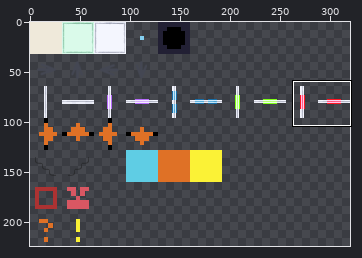
One commit to this sprite sheet: src/client/atlases/map/map_general.png. Above: a wide view before the commit, with the close-up outlined.
Close-up. The starting point:
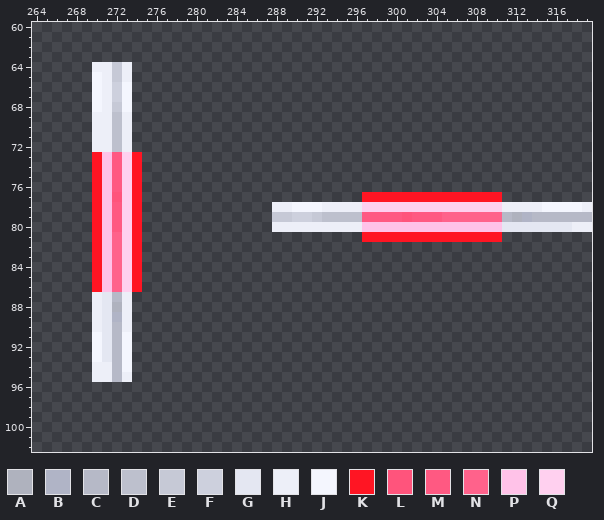
The file is 320x224 pixels. Pixels under 10% opacity are left out. Colours within 5 levels of each other are drawn and written as one. Shown: x 264..319, y 60..102. The commit also changed other parts of the picture, which this record leaves out.
Palette (. is transparent): A #afb2be  B #b0b4c6  C #b6b9c7  D #bdc0cd  E #c6c9d6  F #cdd0dd  G #e4e7f2  H #edeff8  J #f4f6fe  K #ff1523  L #ff547c  M #ff5982  N #ff628b  P #ffc2e8  Q #ffd0ef
Pixels before (only the part around the change), first column x 264:
 61 ........................................................
 62 ........................................................
 63 ........................................................
 64 ......HHEH..............................................
 65 ......JHEH..............................................
 66 ......JHFJ..............................................
 67 ......JHFJ..............................................
 68 ......JHEJ..............................................
 69 ......HHDH..............................................
 70 ......HHDH..............................................
 71 ......HHDH..............................................
 72 ......HHDH..............................................
 73 ......KPMQK.............................................
 74 ......KPMQK.............................................
 75 ......KPMQK.............................................
 76 ......KPMQK.............................................
 77 ......KPLQK......................KKKKKKKKKKKKKK.........
 78 ......KPMQK.............HHJJJHHHHQQQQQQQQQQQQQQHHHHJJJJH
 79 ......KPMQK.............EEFFEDDDDMMMMLMMMNNNNNNCABCCCCCC
 80 ......KPMQK.............HHHHHHHHHPPPPPPPPPPPPPPGGGGGGGHH
 81 ......KPNQK......................KKKKKKKKKKKKKK.........
 82 ......KPNQK.............................................
 83 ......KPNQK.............................................
 84 ......KPNQK.............................................
 85 ......KPNQK.............................................
 86 ......KPNQK.............................................
 87 ......HGCH..............................................
 88 ......HGAH..............................................
 89 ......HGBH..............................................
 90 ......HGCH..............................................
 91 ......JGCJ..............................................
 92 ......JGCJ..............................................
 93 ......JGCJ..............................................
 94 ......HHCJ..............................................
 95 ......HHCH..............................................
 96 ........................................................
 97 ........................................................
 98 ........................................................
 99 ........................................................
100 ........................................................
101 ........................................................
102 ........................................................
The same view after the edit:
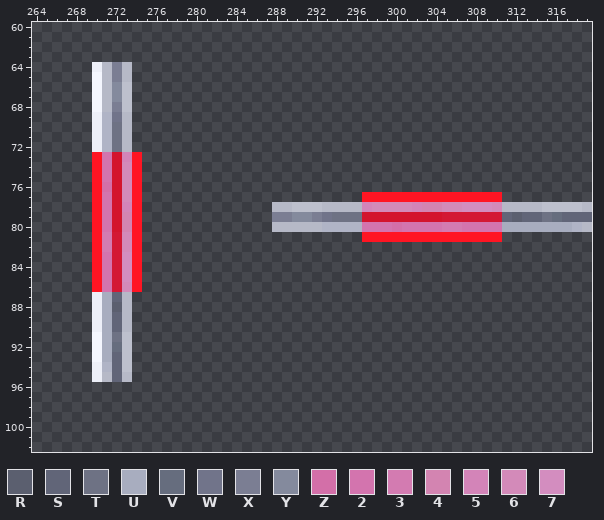
Colours new in this view: R #5b5f6f  S #616578  T #6e7284  U #a8adbf  V #666d7e  W #71748a  X #7b7e93  Y #848a9d  Z #d36fa8  2 #d374ae  3 #d37bb1  4 #d384b1  5 #d384b8  6 #d38ab9  7 #d38dbf
Difference:
colour M: #ff5982 -> #d3142d
colour N: #ff628b -> #d31834
Changed rows in their new state; - is a pixel that keeps its letter.
first column x 271:
 64 CXC----------------------------------------------
 65 CXC----------------------------------------------
 66 CYD----------------------------------------------
 67 CYD----------------------------------------------
 68 CXD----------------------------------------------
 69 BWC----------------------------------------------
 70 BTC----------------------------------------------
 71 BTC----------------------------------------------
 72 BTC----------------------------------------------
 73 2-5----------------------------------------------
 74 2-6----------------------------------------------
 75 2-6----------------------------------------------
 76 Z-6----------------------------------------------
 77 2M6----------------------------------------------
 78 2-5--------------CCDDDCCCC56666544667776CCCCDDDDC
 79 2-4--------------XXYYXWTTT----M---------SRSSTVSSS
 80 2-4--------------CCCCCBBBB222Z2222332222UUUUUUUBC
 81 3-6----------------------------------------------
 82 3-6----------------------------------------------
 83 2-7----------------------------------------------
 84 2-7----------------------------------------------
 85 2-7----------------------------------------------
 86 2-6----------------------------------------------
 87 USC----------------------------------------------
 88 URC----------------------------------------------
 89 USC----------------------------------------------
 90 USC----------------------------------------------
 91 UTD----------------------------------------------
 92 UVD----------------------------------------------
 93 USD----------------------------------------------
 94 BSD----------------------------------------------
 95 CSC----------------------------------------------
Where, in picture pixels (left, top, right, bottom), the same in both close-ups:
changed: (102, 62, 132, 382)
changed: (272, 202, 592, 232)
